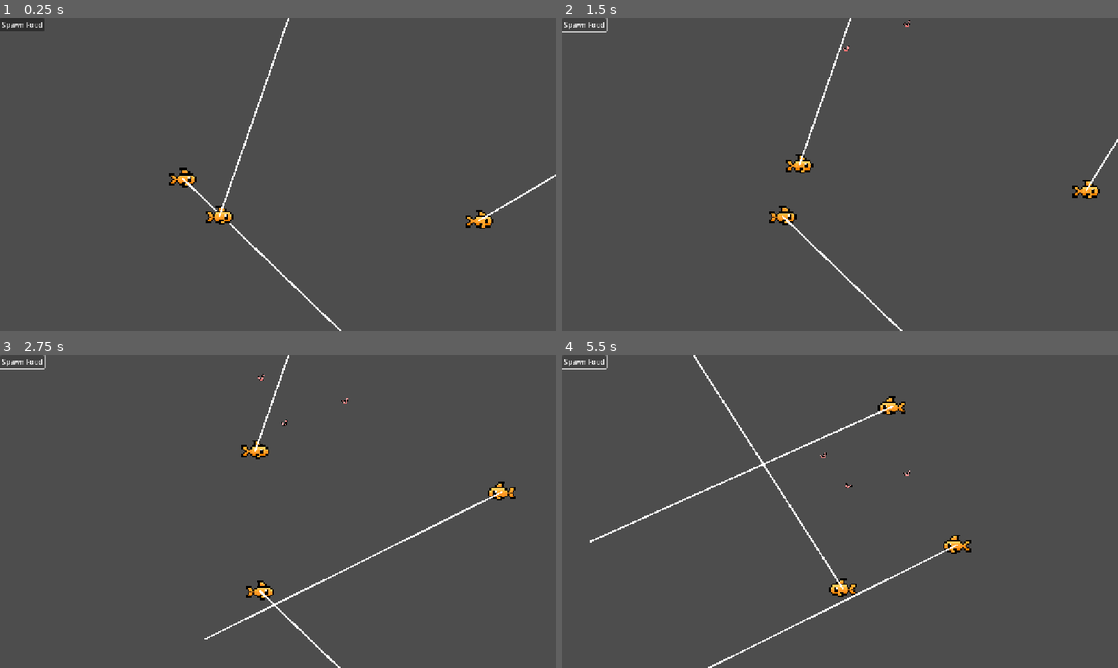
Above: before the commit, frames 1-4 (two rows, left to right).
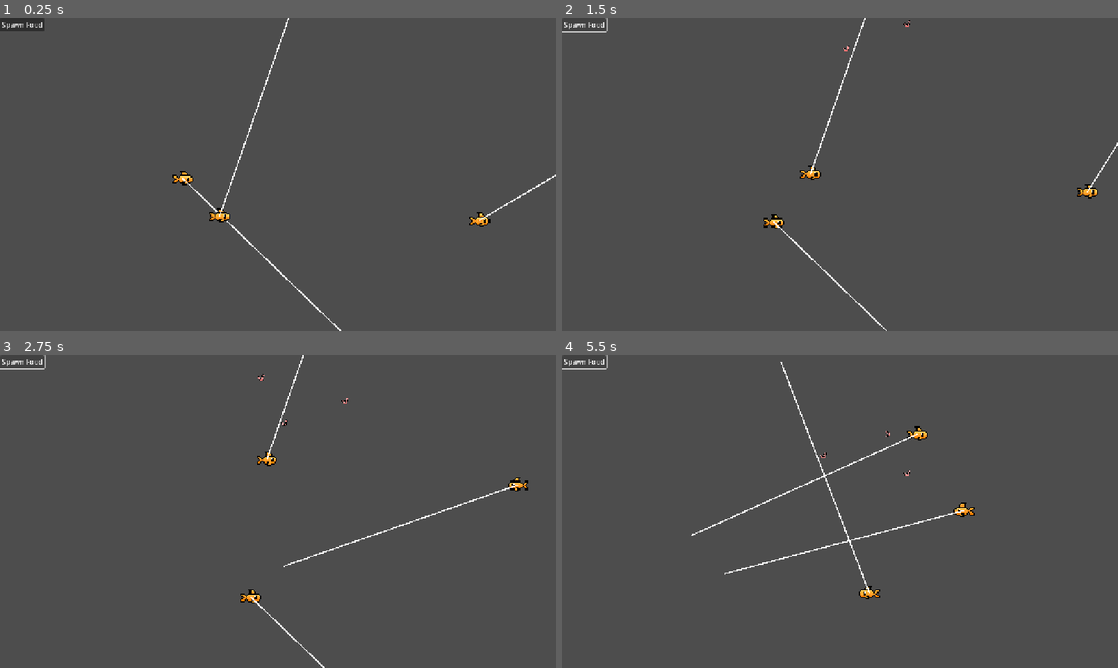
Above: after the commit, the same moments.

Repository: visualcookie/my-little-fish-tank
Game: Godot game, scene res://scenes/game.tscn
Same seed, same stepped clock (60 frames per second), same inputs: the game is played once before the commit and once after it.
Inputs:
- Up to frame 1 (0.25 s): no input
- Up to frame 2 (1.5 s): click "Spawn Food" at 0.5 s; click "Spawn Food" at 1.25 s
- Up to frame 3 (2.75 s): click "Spawn Food" at 2 s
- Up to frame 4 (5.5 s): no input

The runs differ from the first frame. In frame 1, 0.5% of the frame differs, in the area x 30-100%, y 0-98%; in frame 2, 1.3%; in frame 3, 1.6%; in frame 4, 2.3%, in the area x 5-75%, y 0-100%.

Commit message:
add other fish avoidance

Diff:
--- a/scenes/fish.tscn
+++ b/scenes/fish.tscn
@@ -8,8 +8,11 @@
 height = 16.0
 
 [node name="Fish" type="CharacterBody2D"]
-scale = Vector2(4, 4)
+scale = Vector2(3, 3)
 script = ExtResource("1_n6yr6")
+avoidance_radius = 80.0
+avoidance_strength = 6.0
+steering_speed = 4.0
 
 [node name="Sprite" type="Sprite2D" parent="."]
 texture = ExtResource("2_8g0i4")
--- a/scripts/fish.gd
+++ b/scripts/fish.gd
@@ -8,15 +8,21 @@
 @export var speed: float = 100.0
 @export var prediction_length: float = 200.0
 @export var prediction_steps: int = 20
+@export var avoidance_radius: float = 60.0
+@export var avoidance_strength: float = 3
+@export var steering_speed: float = 2.0
 
 var current_state: State = State.WANDER
 var wander_direction: Vector2 = Vector2.ZERO
 var wander_timer: float = 0.0
+var current_direction: Vector2 = Vector2.ZERO
 
 func _ready() -> void:
+  add_to_group("Fish")
   _choose_new_wander_direction()
+  current_direction = wander_direction
 
-  if pathing != null:
+  if pathing:
     pathing.visible = OS.is_debug_build()
 
 func _physics_process(delta: float) -> void:
@@ -32,7 +38,20 @@
   move_and_slide()
 
 func _handle_wander(delta: float) -> void:
-  velocity = wander_direction * speed
+  var avoidance_direction := _avoid_other_fish()
+  var direction: Vector2
+
+  if avoidance_direction.length() > 0.1:
+    direction = avoidance_direction
+  else:
+    direction = wander_direction
+
+  current_direction = current_direction.lerp(direction, steering_speed * delta).normalized()
+
+  if current_direction.length_squared() > 0.01:
+    current_direction = current_direction.normalized()
+
+  velocity = current_direction * speed
 
   wander_timer -= delta
   if wander_timer <= 0.0:
@@ -43,6 +62,31 @@
 func _choose_new_wander_direction() -> void:
   wander_direction = Vector2(randf_range(-1, 1), randf_range(-1, 1)).normalized()
   wander_timer = randf_range(2.0, 5.0)
+
+func _avoid_other_fish() -> Vector2:
+  var seperation := Vector2.ZERO
+  var nearby_fish := 0
+
+  var all_fish := get_tree().get_nodes_in_group("Fish")
+
+  for fish in all_fish:
+    if fish == self:
+      continue
+
+    var distance := global_position.distance_to(fish.global_position)
+
+    if distance < avoidance_radius and distance > 0:
+      Log.info("Avoiding fish at distance: %s" % distance)
+      var push_away := global_position.direction_to(fish.global_position) * -1
+      var strength := 1.0 - (distance / avoidance_radius)
+      seperation += push_away * strength
+      nearby_fish += 1
+
+  if nearby_fish > 0:
+    seperation = seperation / nearby_fish
+    seperation = seperation.normalized() * avoidance_strength
+
+  return seperation
 
 func _keep_in_bounds() -> void:
   var viewport_size: Vector2 = get_viewport().get_visible_rect().size
@@ -100,5 +144,5 @@
   sim_direction = sim_direction.normalized()
 
 func _update_visuals() -> void:
-  if velocity.x != 0:
-    $Sprite.flip_h = velocity.x < 0
+  if current_direction.x != 0:
+    $Sprite.flip_h = current_direction.x < 0
